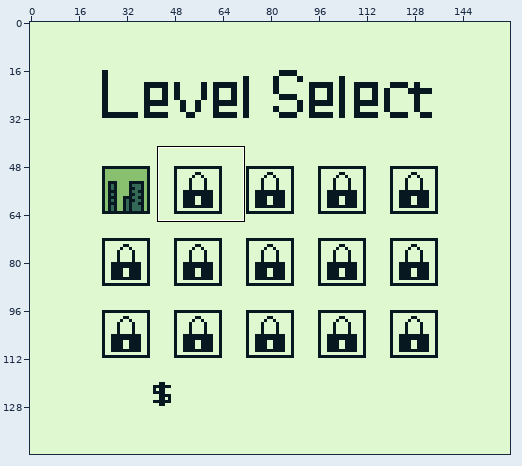
One commit to this pixel-art file: aseprite/level-select.aseprite. Above, an overview of the earlier version with the close-up marked.
Close-up. Old version:
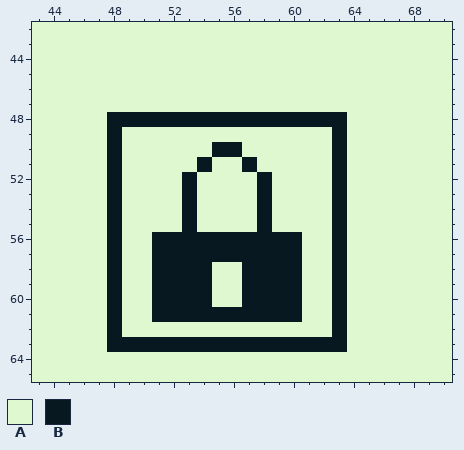
160x144 pixels, 1 frame. Shown: x 43..70, y 42..65.
Visible layers, top first: "Boxes", "Heading", "commands.NewFile_BackgroundLayer".
Palette (. is transparent): A #e0f8d0  B #081820
Pixels before, first column x 43:
42 AAAAAAAAAAAAAAAAAAAAAAAAAAAA
43 AAAAAAAAAAAAAAAAAAAAAAAAAAAA
44 AAAAAAAAAAAAAAAAAAAAAAAAAAAA
45 AAAAAAAAAAAAAAAAAAAAAAAAAAAA
46 AAAAAAAAAAAAAAAAAAAAAAAAAAAA
47 AAAAAAAAAAAAAAAAAAAAAAAAAAAA
48 AAAAABBBBBBBBBBBBBBBBAAAAAAA
49 AAAAABAAAAAAAAAAAAAABAAAAAAA
50 AAAAABAAAAAABBAAAAAABAAAAAAA
51 AAAAABAAAAABAABAAAAABAAAAAAA
52 AAAAABAAAABAAAABAAAABAAAAAAA
53 AAAAABAAAABAAAABAAAABAAAAAAA
54 AAAAABAAAABAAAABAAAABAAAAAAA
55 AAAAABAAAABAAAABAAAABAAAAAAA
56 AAAAABAABBBBBBBBBBAABAAAAAAA
57 AAAAABAABBBBBBBBBBAABAAAAAAA
58 AAAAABAABBBBAABBBBAABAAAAAAA
59 AAAAABAABBBBAABBBBAABAAAAAAA
60 AAAAABAABBBBAABBBBAABAAAAAAA
61 AAAAABAABBBBBBBBBBAABAAAAAAA
62 AAAAABAAAAAAAAAAAAAABAAAAAAA
63 AAAAABBBBBBBBBBBBBBBBAAAAAAA
64 AAAAAAAAAAAAAAAAAAAAAAAAAAAA
65 AAAAAAAAAAAAAAAAAAAAAAAAAAAA
Now the later version:
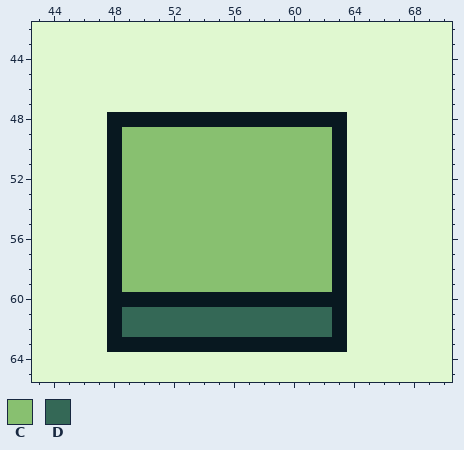
Colours new in this view: C #88c070  D #346856
Difference:
Layer "Boxes":
y 49: x 49..62 AAAAAAAAAAAAAA -> CCCCCCCCCCCCCC
y 50: x 49..62 AAAAAABBAAAAAA -> CCCCCCCCCCCCCC
y 51: x 49..62 AAAAABAABAAAAA -> CCCCCCCCCCCCCC
y 52..55: x 49..62 AAAABAAAABAAAA -> CCCCCCCCCCCCCC
y 56..57: x 49..62 AABBBBBBBBBBAA -> CCCCCCCCCCCCCC
y 58..59: x 49..62 AABBBBAABBBBAA -> CCCCCCCCCCCCCC
y 60: x 49..50 AA -> BB; x 55..56 AA -> BB; x 61..62 AA -> BB
y 61: x 49..62 AABBBBBBBBBBAA -> DDDDDDDDDDDDDD
y 62: x 49..62 AAAAAAAAAAAAAA -> DDDDDDDDDDDDDD
Boxes around the changes in both close-ups, in picture pixels (x1, y1, x2, y2):
changed: (122, 127, 332, 337)
